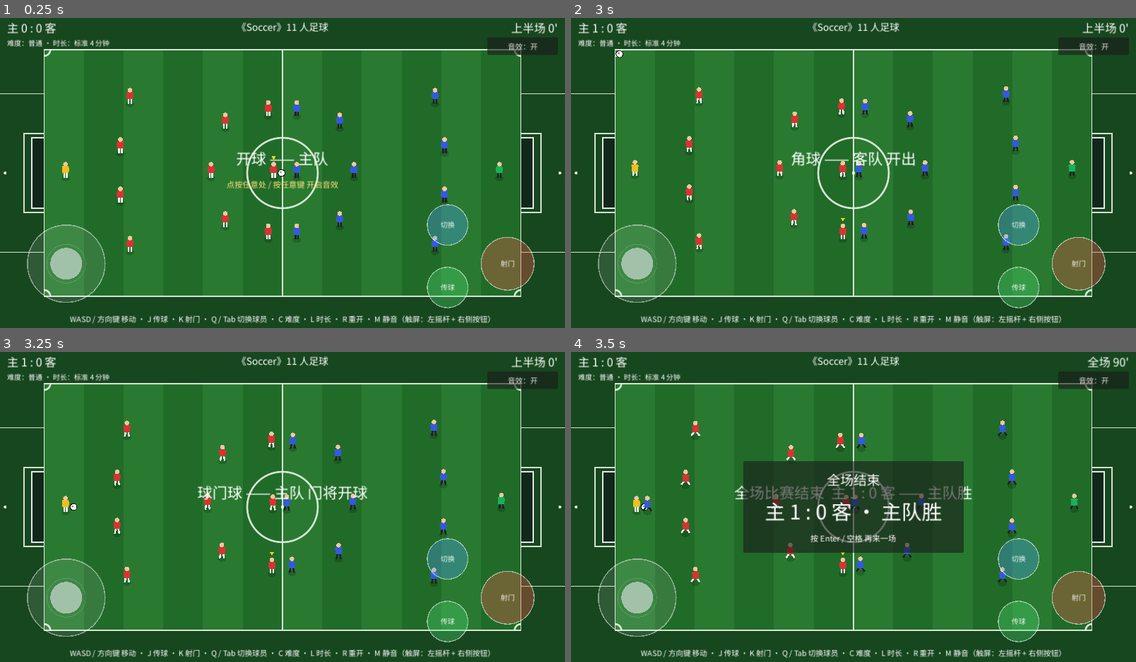
Above: before the commit, frames 1-4 (two rows, left to right).
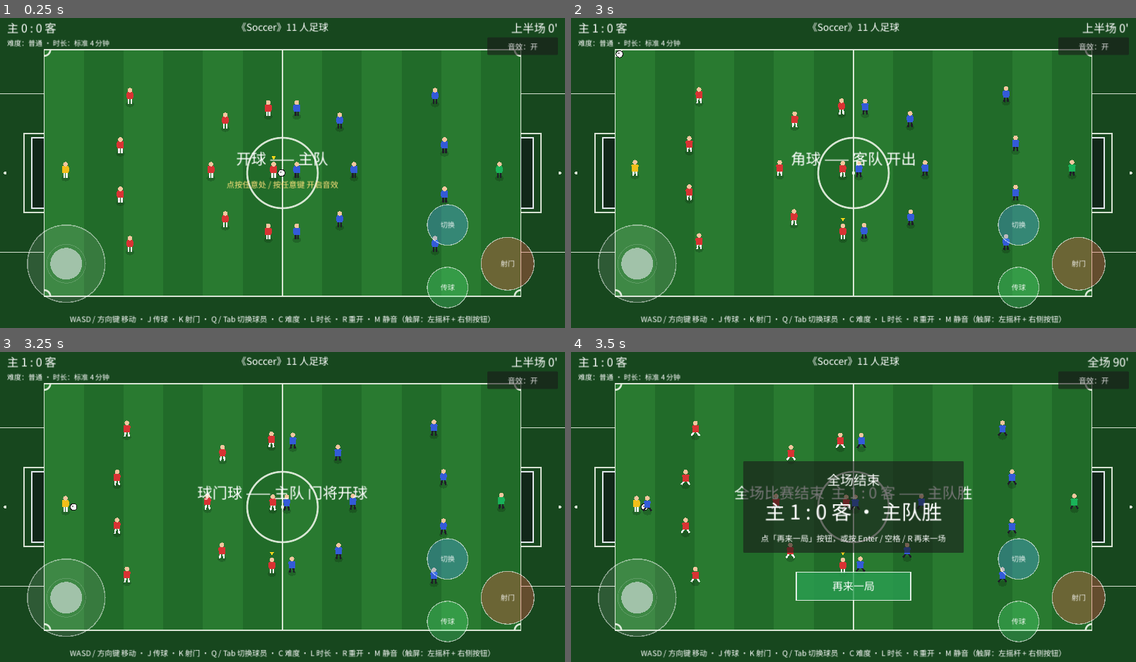
Above: after the commit, the same moments.

Repository: hl3w22bupt/myrd-playground
Game: Godot game, scene res://tests/smoke.tscn
Same seed, same stepped clock (60 frames per second), same inputs: the game is played once before the commit and once after it. This scene is started directly instead of the project's main scene.
Inputs (mouse positions are in pixels of both pictures, inside the frame that each line leads up to):
- Up to frame 1 (0.25 s): no input
- Up to frame 2 (3 s): click "音效：开" at 0.5 s; click "音效：关" at 1.25 s; tap Enter (confirm) at 2 s; move the mouse to (977, 157) at 2.02 s; hold D (move_right) 2.03-2.75 s; hold Enter (confirm) 2.03-2.75 s; click (977, 157) at 2.17 s; tap Space at 2.27 s; tap J (pass) at 2.3 s; drag from (740, 188) to (825, 235) at 2.77 s
- Up to frame 3 (3.25 s): no input
- Up to frame 4 (3.5 s): no input

Frames 1-3 are identical in both runs. In frame 4, 2.4% of the frame differs, in the area x 33-67%, y 58-81%.

Commit message:
feat(games/soccer): 终场结算补「再来一局」触摸/鼠标按钮（v3）
- 新增 scripts/result_controls.gd + scenes/result_controls.tscn（CanvasLayer 层，
  InputMap 生产者模式）：命中区内按下注入 InputEventAction(&"restart")，
  与键盘 R 走同一条 Main._unhandled_input 重开路径，无触摸分支逻辑；
  InputEventMouseButton 与 InputEventScreenTouch 汇入同一 _press_at 入口
- 可见性纪律：仅终场结算（match_finished）出现且可交互，重开即收起并释放
  按住状态；触达区 260x64 ≥ 44x44，命中区与绘制同源常量 BTN_RECT，
  位于结算面板下方不遮挡比分/结果文字（画布 1280x720）
- main.gd 接线 @onready result_controls，终场 set_active(true)/重开 set_active(false)；
  ResultHint 提示补按钮入口（Enter/空格/R 快捷键全部保留）
- smoke 新增 v3 断言：按钮接线与动作对准、触达 ≥44x44、终场可见且不遮挡结算面板、
  鼠标点击重开全链（比分/计时/球位/面板复位）、触摸点击重开全链、
  隐藏态点击无效探针（phase 保持 PLAYING、计时不清零）；帧消耗 208/240
- 负例探针实测：按钮失灵 → FAIL「鼠标点击…未触发重开」；
  可见性门卫移除 → FAIL「隐藏态点击原按钮位置触发了重开」；还原复绿
- 重导出 export/web（pck 2.85MB→3.04MB，wasm 37,685,705B 不变）；
  GOAL.md 补 D1-D4 映射表，README 补操作说明

门禁：verify.sh exit 0（preflight 13 类 PASS + smoke GODOT_SMOKE: PASS，
240 帧预算，零 SCRIPT ERROR）

Co-Authored-By: Claude <noreply@anthropic.com>

Diff:
--- a/games/soccer/scenes/main.tscn
+++ b/games/soccer/scenes/main.tscn
@@ -1,9 +1,10 @@
-[gd_scene load_steps=5 format=3]
+[gd_scene load_steps=6 format=3]
 
 [ext_resource type="Script" path="res://scripts/main.gd" id="1_main"]
 [ext_resource type="Script" path="res://scripts/pitch.gd" id="2_pitch"]
 [ext_resource type="PackedScene" path="res://scenes/ball.tscn" id="3_ball"]
 [ext_resource type="PackedScene" path="res://scenes/touch_controls.tscn" id="4_touch"]
+[ext_resource type="PackedScene" path="res://scenes/result_controls.tscn" id="5_result"]
 
 [node name="Main" type="Node2D"]
 script = ExtResource("1_main")
@@ -131,8 +132,10 @@
 [node name="ResultHint" type="Label" parent="UI/ResultPanel/ResultBox"]
 unique_name_in_owner = true
 theme_override_font_sizes/font_size = 18
-text = "按 Enter / 空格 再来一场"
+text = "点「再来一局」按钮，或按 Enter / 空格 / R 再来一场"
 horizontal_alignment = 1
 [node name="TouchControls" parent="." instance=ExtResource("4_touch")]
 
+[node name="ResultControls" parent="." instance=ExtResource("5_result")]
+
 [connection signal="pressed" from="UI/MuteButton" to="." method="_on_mute_button_pressed"]
--- /dev/null
+++ b/games/soccer/scenes/result_controls.tscn
@@ -0,0 +1,7 @@
+[gd_scene load_steps=2 format=3]
+
+[ext_resource type="Script" path="res://scripts/result_controls.gd" id="1_result"]
+
+[node name="ResultControls" type="CanvasLayer"]
+layer = 11
+script = ExtResource("1_result")
--- a/games/soccer/scripts/main.gd
+++ b/games/soccer/scripts/main.gd
@@ -75,6 +75,7 @@
 @onready var mute_button: Button = %MuteButton
 @onready var unlock_hint: Label = %UnlockHint
 @onready var touch_controls: TouchControls = $TouchControls
+@onready var result_controls: ResultControls = $ResultControls
 
 
 func _ready() -> void:
@@ -159,6 +160,8 @@
 	home_defends_left = true
 	_refresh_anchors()
 	result_panel.visible = false
+	# v3：结算「再来一局」按钮随之收起（比赛进行中整层隐藏、不可交互）。
+	result_controls.set_active(false)
 	kickoff(0)
 	_show_message("新的一场比赛开始 —— %s 先开球" % _team_name(0))
 
@@ -657,6 +660,8 @@
 	# 终场结算面板：胜负反馈明确（比分 + 胜/平/负 + 重开入口提示）。
 	result_score.text = "主 %d : %d 客 · %s" % [home_score, away_score, GameState.result_for_home()]
 	result_panel.visible = true
+	# v3：终场结算显示触摸/鼠标可点的「再来一局」按钮（注入 restart 动作，与键盘 R 同路径）。
+	result_controls.set_active(true)
 
 
 ## 难度切换：刷新设置行（客队 AI 下一帧即按新梯度行动）。
--- /dev/null
+++ b/games/soccer/scripts/result_controls.gd
@@ -0,0 +1,154 @@
+class_name ResultControls
+extends CanvasLayer
+## 终场结算「再来一局」按钮层（v3 迭代）：移动端触摸 + 桌面鼠标同一入口。
+##
+## 架构不变式（沿 TouchControls 的「InputMap 生产者」模式，SKILL.md §3A）：
+##   - 本层是重开动作的生产者：按下命中区内注入 InputEventAction(ACTION)，
+##     与键盘 R（[input] restart）走同一条 Main._unhandled_input 路径，
+##     不存在「触摸重开分支逻辑」；键盘快捷键（R / Enter / 空格）全部保留；
+##   - 鼠标与触摸走同一入口：InputEventMouseButton（左键）与
+##     InputEventScreenTouch 都汇入 _press_at / _release_at，命中判定同一段代码；
+##   - 可见性纪律：只在终场结算（Main.set_active(true)）出现且可交互，
+##     比赛进行中整层隐藏、不接收任何输入，不干扰既有触摸控件（摇杆 + 射门/传球/切换）；
+##   - 命中区与视觉绘制同源常量（BTN_RECT），触达区域 ≥ 44x44（触控最小触达标准）；
+##     画布 1280x720 坐标系，canvas_items 拉伸下各分辨率等比映射。
+##
+## 子控件（全屏绘制 Control）在 _ready() 用代码构建：绘制型 UI 无外部资源引用，
+## 不进 .tscn（遵守「场景文件最小手写」的工程纪律）。
+
+## 注入的重开动作：与键盘 R 同一个 [input] 动作（复用既有重开输入路径）。
+const ACTION: StringName = &"restart"
+## 按钮命中区 = 绘制区（同源常量，画布坐标）。260x64 ≥ 44x44，
+## 位于结算面板（y 256..464）下方、HUD 帮助条（y 678..708）上方，不遮挡比分/结果文字。
+const BTN_RECT: Rect2 = Rect2(510.0, 508.0, 260.0, 64.0)
+## 触控最小触达标准（像素）；断言钉死，防止误改成小尺寸。
+const MIN_TOUCH_SIZE: float = 44.0
+## 鼠标指针的伪 index（触点 index ≥ 0，互不冲突）。
+const MOUSE_POINTER: int = -1
+
+## 是否处于「可点」状态（终场结算）。由 Main 驱动，不自行读 GameState。
+var active: bool = false
+
+var _canvas: Control
+## 当前按住的指针（触点 index 或 MOUSE_POINTER；-2 = 无）。
+var _held_pointer: int = -2
+
+
+func _ready() -> void:
+	layer = 11  # 高于 TouchControls(10) 与 HUD，结算时按钮在最上层可见
+	visible = false
+	_canvas = Control.new()
+	_canvas.name = "ResultCanvas"
+	_canvas.set_anchors_preset(Control.PRESET_FULL_RECT)
+	# 子 Control 不拦截 GUI 事件：输入由本层 _unhandled_input 统一处理，
+	# 防止遮挡（拦截）键盘/触摸派发给游戏逻辑的关键事件。
+	_canvas.mouse_filter = Control.MOUSE_FILTER_IGNORE
+	_canvas.draw.connect(_on_canvas_draw)
+	add_child(_canvas)
+
+
+## 终场结算显示按钮；重开/进行中隐藏并释放按住状态（防动作卡在按下态）。
+func set_active(value: bool) -> void:
+	active = value
+	visible = value
+	if not value:
+		_force_release()
+	_redraw()
+
+
+func _exit_tree() -> void:
+	_force_release()
+
+
+## ---- 输入处理（鼠标左键与触摸同一入口） ----
+
+func _unhandled_input(event: InputEvent) -> void:
+	if not visible:
+		return
+	var touch := event as InputEventScreenTouch
+	if touch != null:
+		if touch.pressed:
+			_press_at(touch.index, touch.position)
+		elif _held_pointer == touch.index:
+			_release_at(touch.index)
+		return
+	var mouse := event as InputEventMouseButton
+	if mouse != null and mouse.button_index == MOUSE_BUTTON_LEFT:
+		if mouse.pressed:
+			_press_at(MOUSE_POINTER, mouse.position)
+		elif _held_pointer == MOUSE_POINTER:
+			_release_at(MOUSE_POINTER)
+
+
+func _press_at(pointer: int, pos: Vector2) -> void:
+	# 单指针语义：已有指针按住时忽略第二根手指（按钮非多点触控目标）。
+	if _held_pointer != -2:
+		return
+	if not button_rect().has_point(pos):
+		return
+	_held_pointer = pointer
+	var press := InputEventAction.new()
+	press.action = ACTION
+	press.pressed = true
+	Input.parse_input_event(press)
+	_redraw()
+
+
+func _release_at(pointer: int) -> void:
+	if _held_pointer != pointer:
+		return
+	_held_pointer = -2
+	var release := InputEventAction.new()
+	release.action = ACTION
+	release.pressed = false
+	Input.parse_input_event(release)
+	_redraw()
+
+
+func _force_release() -> void:
+	if _held_pointer != -2:
+		_release_at(_held_pointer)
+	_held_pointer = -2
+
+
+## ---- 查询（冒烟断言 / 调试用） ----
+
+func button_rect() -> Rect2:
+	return BTN_RECT
+
+
+func button_center() -> Vector2:
+	return BTN_RECT.get_center()
+
+
+func button_size() -> Vector2:
+	return BTN_RECT.size
+
+
+func is_button_held() -> bool:
+	return _held_pointer != -2
+
+
+## ---- 绘制（命中区与视觉同源 BTN_RECT） ----
+
+func _redraw() -> void:
+	if _canvas != null:
+		_canvas.queue_redraw()
+
+
+func _on_canvas_draw() -> void:
+	if not visible:
+		return
+	var font: Font = _canvas.get_theme_default_font()
+	var font_size: int = 24
+	var held := is_button_held()
+	# 按钮主体：填充 + 描边（按住加亮）。
+	var fill := Color(0.16, 0.62, 0.32, 0.92) if held else Color(0.16, 0.62, 0.32, 0.78)
+	_canvas.draw_rect(BTN_RECT, fill)
+	_canvas.draw_rect(BTN_RECT, Color(1, 1, 1, 0.85), false, 2.5)
+	if font != null:
+		var label := "再来一局"
+		var width := font.get_string_size(label, HORIZONTAL_ALIGNMENT_LEFT, -1, font_size).x
+		var baseline := BTN_RECT.get_center().y + font_size * 0.36
+		_canvas.draw_string(font, Vector2(BTN_RECT.get_center().x - width * 0.5, baseline),
+			label, HORIZONTAL_ALIGNMENT_LEFT, -1, font_size, Color(1, 1, 1, 0.96))
--- a/games/soccer/tests/smoke.gd
+++ b/games/soccer/tests/smoke.gd
@@ -25,6 +25,10 @@
 ##  12. 触摸操作（v2）：触屏层存在且无触屏环境默认隐藏；射门/切换按钮触摸与键盘同路径
 ##      生效（射门按钮直接驱动「射门→进球」断言）；虚拟摇杆拖动真实驱动受控球员位移；
 ##      双指同时按压（摇杆 + 传球按钮）无事件丢失
+##  13. 结算「再来一局」按钮（v3）：终场可见且触达区域 ≥44x44、不遮挡结算面板；
+##      鼠标点击按钮触发重开（比分/计时/球位复位、面板收起）；重开回到终场后触摸点击
+##      同样触发重开（注入 restart 动作，与键盘 R 同路径）；比赛进行中按钮隐藏且
+##      点击无效（可见性纪律）
 ##
 ## ⚠️ 帧预算纪律：v1 行为断言已用 ~223/240 帧，v2 断言必须「寄生」在既有等待窗口
 ##   （音频解锁塞进 OOB 冻结窗、触摸按钮合并进射门/传球流程），并把
@@ -84,7 +88,9 @@
 	GOAL_SETUP, GOAL_WAIT, OOB_WAIT_PLAYING, OOB_INJECT, OOB_ASSERT,
 	CORNER_PREP, CORNER_INJECT, CORNER_ASSERT,
 	GOALKICK_PREP, GOALKICK_INJECT, GOALKICK_ASSERT,
-	FINISH_PREP, STEAL_WAIT, FINISH_WAIT, RESTART_INJECT, RESTART_ASSERT, DONE,
+	FINISH_PREP, STEAL_WAIT, FINISH_WAIT,
+	BTN_FINISH_ASSERT, BTN_MOUSE_PRESS, BTN_MOUSE_ASSERT, BTN_RECYCLE_WAIT, BTN_HIDDEN_PROBE,
+	BTN_RECYCLE_FINISH, BTN_TOUCH_PRESS, RESTART_ASSERT, DONE,
 }
 
 var _failures: PackedStringArray = []
@@ -107,6 +113,7 @@
 var _mute_seen: bool = false
 var _joy_checked: bool = false
 var _unmute_seen: bool = false
+var _result: ResultControls = null
 
 
 func _ready() -> void:
@@ -200,6 +207,21 @@
 			_failures.append("无触屏环境（headless）TouchControls 默认可见（桌面键盘环境被触摸层干扰）")
 	if _main.get("mute_button") == null:
 		_failures.append("HUD MuteButton 缺失（静音开关没有入口）")
+
+	# ---- v3：终场结算「再来一局」按钮接线（触摸 + 鼠标同一入口）----
+	_result = _main.get("result_controls") as ResultControls
+	if _result == null:
+		_failures.append("Main.result_controls 缺失（main.tscn 未实例化 scenes/result_controls.tscn）")
+	else:
+		if _result.ACTION != &"restart" or not InputMap.has_action(&"restart"):
+			_failures.append("「再来一局」按钮未对准既有重开动作 restart（应与键盘 R 走同一 InputMap 动作）")
+		var btn_size := _result.button_size()
+		if btn_size.x < _result.MIN_TOUCH_SIZE or btn_size.y < _result.MIN_TOUCH_SIZE:
+			_failures.append("「再来一局」触达区域 %s < %.0fx%.0f（触控最小触达标准）" % [
+				str(btn_size), _result.MIN_TOUCH_SIZE, _result.MIN_TOUCH_SIZE,
+			])
+		if _result.visible:
+			_failures.append("比赛进行中「再来一局」按钮即已可见（可见性纪律：仅终场结算出现）")
 
 
 ## AudioManager.mute_changed 的冒烟侧记录器：断言「静音往返都真的发生了」。
@@ -503,14 +525,72 @@
 						])
 					if not String(_main.get("result_hint").text).contains("Enter"):
 						_failures.append("结算面板缺少重开入口提示（ResultHint 未接线）")
-				_next(Stage.RESTART_INJECT)
+				_next(Stage.BTN_FINISH_ASSERT)
 			elif _stage_frames > SHORT_CAP:
 				_failures.append("计时打满后未进入 FINISHED 或 match_finished 信号未达（终场流程断裂）")
 				_report()
-		Stage.RESTART_INJECT:
-			_press_action(&"restart")
+		Stage.BTN_FINISH_ASSERT:
+			# v3：终场结算画面按钮断言（可见性 / 触达面积 / 不遮挡结算面板 / 入口提示）。
+			if not _result.visible:
+				_failures.append("终场结算「再来一局」按钮未显示（match_finished 未置 result_controls.set_active(true)）")
+			if _result.button_size().x < _result.MIN_TOUCH_SIZE or _result.button_size().y < _result.MIN_TOUCH_SIZE:
+				_failures.append("「再来一局」触达区域不足 44x44（结算画面实测 %s）" % str(_result.button_size()))
+			var panel := _main.get("result_panel") as Control
+			if panel != null and panel.visible and panel.get_global_rect().intersects(_result.button_rect()):
+				_failures.append("「再来一局」按钮遮挡结算面板（button=%s panel=%s）" % [
+					str(_result.button_rect()), str(panel.get_global_rect()),
+				])
+			if not String(_main.get("result_hint").text).contains("再来一局"):
+				_failures.append("结算面板未提示「再来一局」按钮入口（ResultHint 文案缺失）")
+			_next(Stage.BTN_MOUSE_PRESS)
+		Stage.BTN_MOUSE_PRESS:
+			# 桌面鼠标点击同一按钮：InputEventMouseButton 与触摸走同一 _press_at 入口。
+			_mouse_button(_result.button_center(), true)
+			_next(Stage.BTN_MOUSE_ASSERT)
+		Stage.BTN_MOUSE_ASSERT:
+			if _stage_frames >= 2:
+				if GameState.phase != GameState.Phase.KICKOFF:
+					_failures.append("鼠标点击「再来一局」未触发重开（phase=%d，应为 KICKOFF）" % GameState.phase)
+				elif GameState.home_score != 0 or GameState.away_score != 0:
+					_failures.append("鼠标重开后比分未清零（主 %d : %d 客）" % [GameState.home_score, GameState.away_score])
+				elif _result.visible:
+					_failures.append("鼠标重开后「再来一局」按钮仍可见（set_active(false) 未随 restart_match 执行）")
+				_next(Stage.BTN_RECYCLE_WAIT)
+		Stage.BTN_RECYCLE_WAIT:
+			if GameState.phase == GameState.Phase.PLAYING:
+				# 惰性探针：按钮已随重开隐藏，点原按钮位置（鼠标 + 触摸）必须无效。
+				_mouse_button(_result.button_center(), true)
+				_touch_press(BTN_TOUCH_BASE + 4, _result.button_center())
+				_next(Stage.BTN_HIDDEN_PROBE)
+			elif _stage_frames > WAIT_PLAYING_CAP:
+				_failures.append("鼠标重开后 %d 帧未恢复 PLAYING，无法断言触摸重开" % WAIT_PLAYING_CAP)
+				_report()
+		Stage.BTN_HIDDEN_PROBE:
+			if _stage_frames >= 3:
+				if GameState.phase != GameState.Phase.PLAYING:
+					_failures.append("隐藏态点击原按钮位置触发了重开（可见性纪律失效，phase=%d）" % GameState.phase)
+				if GameState.elapsed <= 0.0:
+					_failures.append("隐藏态点击疑似触发重开（计时被清零，elapsed=%.2f）" % GameState.elapsed)
+				_mouse_button(_result.button_center(), false)
+				_touch_release(BTN_TOUCH_BASE + 4)
+				# 再拨表打满一次全场，为「触摸点击重开」再造终场结算窗口。
+				GameState.elapsed = GameState.match_real_seconds() + 0.5
+				_next(Stage.BTN_RECYCLE_FINISH)
+		Stage.BTN_RECYCLE_FINISH:
+			if GameState.phase == GameState.Phase.FINISHED:
+				if not _result.visible:
+					_failures.append("第二次终场「再来一局」按钮未重新显示（可见性未随终场恢复）")
+				_next(Stage.BTN_TOUCH_PRESS)
+			elif _stage_frames > SHORT_CAP:
+				_failures.append("拨表后未再次进入 FINISHED（phase=%d，终场流程断裂）" % GameState.phase)
+				_report()
+		Stage.BTN_TOUCH_PRESS:
+			# 触摸点击同一按钮：ScreenTouch 与鼠标同一入口，注入 restart 动作与键盘 R 同路径。
+			_touch_press(BTN_TOUCH_BASE + 3, _result.button_center())
 			_next(Stage.RESTART_ASSERT)
 		Stage.RESTART_ASSERT:
+			if _stage_frames == 1:
+				_touch_release(BTN_TOUCH_BASE + 3)
 			if _stage_frames >= 3:
 				if GameState.home_score != 0 or GameState.away_score != 0:
 					_failures.append("重开后比分未清零（主 %d : %d 客）" % [GameState.home_score, GameState.away_score])
@@ -523,6 +603,8 @@
 				var panel := _main.get("result_panel") as Control
 				if panel != null and panel.visible:
 					_failures.append("重开后结算面板未收起（ResultPanel 仍可见）")
+				if _result != null and _result.visible:
+					_failures.append("触摸重开后「再来一局」按钮仍可见（可见性纪律失效）")
 				_next(Stage.DONE)
 		Stage.DONE:
 			pass
@@ -566,6 +648,15 @@
 func _touch_drag(index: int, pos: Vector2) -> void:
 	var event := InputEventScreenDrag.new()
 	event.index = index
+	event.position = _to_window(pos)
+	Input.parse_input_event(event)
+
+
+## 模拟鼠标左键按下/抬起（桌面入口）：与触摸走 ResultControls._press_at 同一命中判定。
+func _mouse_button(pos: Vector2, pressed: bool) -> void:
+	var event := InputEventMouseButton.new()
+	event.button_index = MOUSE_BUTTON_LEFT
+	event.pressed = pressed
 	event.position = _to_window(pos)
 	Input.parse_input_event(event)
 
@@ -621,7 +712,7 @@
 
 func _report() -> void:
 	if _failures.is_empty():
-		print("GODOT_SMOKE: PASS 场景实例化/autoload/键位契约/移动/传球/射门进球/界外球/角球/球门球/难度梯度/时长配置/终场结算面板/重开/音效门控与事件音/解锁提示指引/触摸摇杆与按钮与多点触控 全部通过")
+		print("GODOT_SMOKE: PASS 场景实例化/autoload/键位契约/移动/传球/射门进球/界外球/角球/球门球/难度梯度/时长配置/终场结算面板/重开/音效门控与事件音/解锁提示指引/触摸摇杆与按钮与多点触控/结算再来一局按钮触达与触摸鼠标重开 全部通过")
 		print("GODOT_SMOKE: 帧消耗 %d（预算 GODOT_SMOKE_FRAMES，余量需为正）" % Engine.get_physics_frames())
 		get_tree().quit(0)
 	else:
Not shown, added: games/soccer/scripts/result_controls.gd.uid
Not shown, changed: games/soccer/GOAL.md
Not shown, changed: games/soccer/README.md
Not shown, changed: games/soccer/export/web/index.html
Not shown, changed: games/soccer/export/web/index.pck
